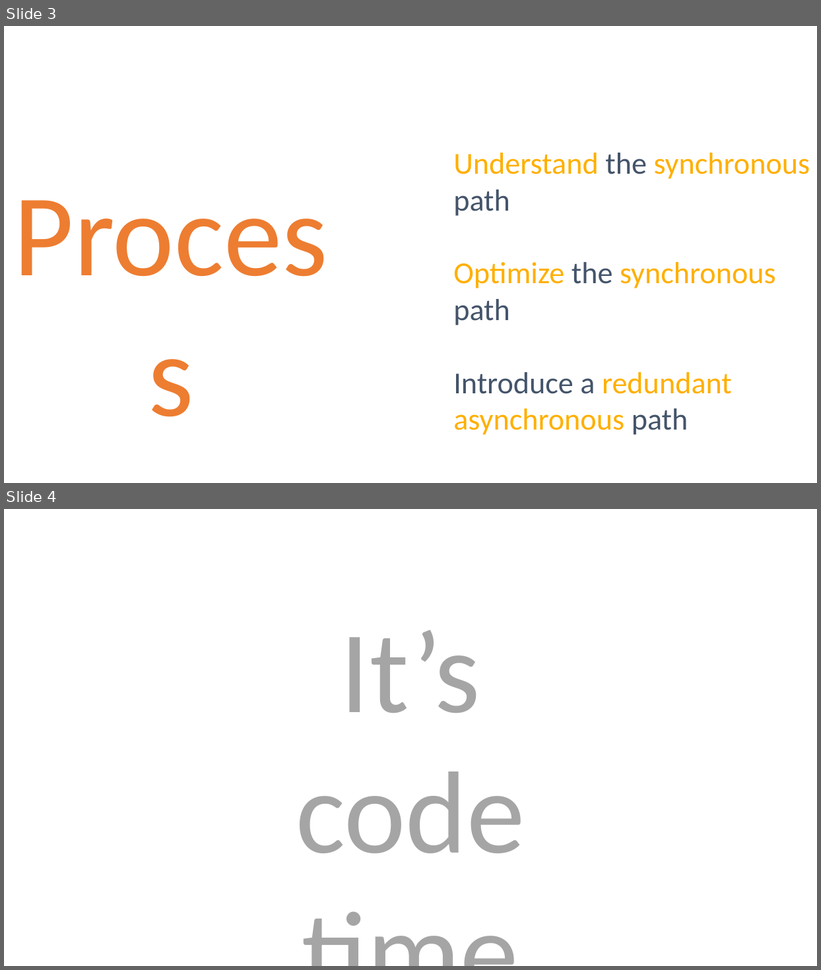
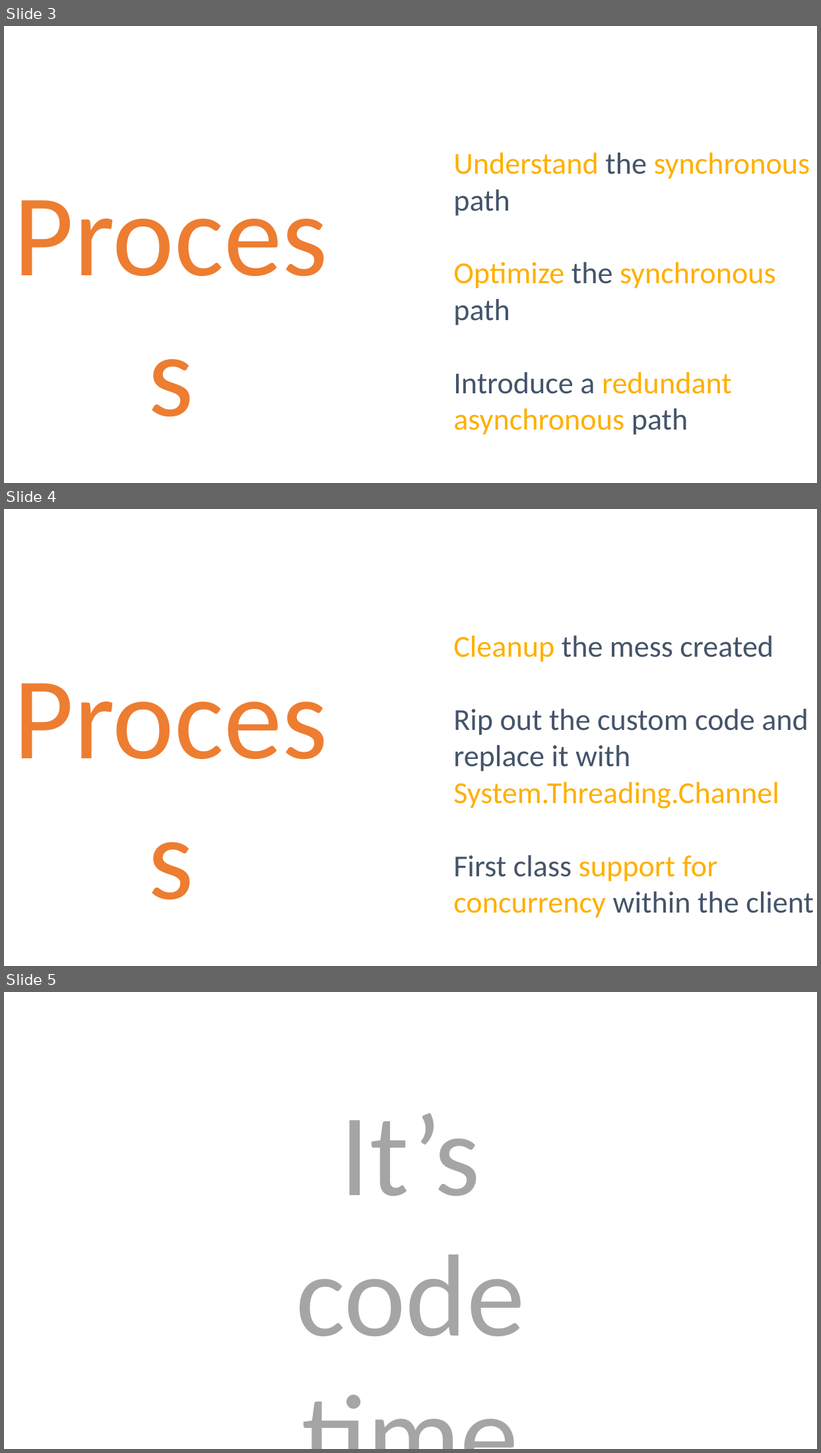
Before and after one commit to danielmarbach/AsyncRabbitMQ, a slide deck: presentation.pptx. Shown one above the other, each under a label of ours: slides 3 and 4 before the commit, slides 3, 4 and 5 after it. The pictures are 821x970 and 821x1453 pixels, drawn with LibreOffice and Linux fonts; fonts in the diff are those of the drawing. Boxes give left, top, right and bottom in pixels: in the first picture for what was removed or moved away, otherwise in the second. Text is boxed around its words. In the diff, an @@ line names an element or a change of style, - is before the commit and + after.

Commit message:
Slides

```diff
--- a/presentation.pptx
+++ b/presentation.pptx
@@ slide 4 added at (4,509,817,966), background #FFFFFF @@
@@ text added at (4,640,338,787), 138 pt, text #ED7D31 @@
+Process
@@ text added at (453,636,814,918), 36 pt, text #44546A @@
+Cleanup the mess created
+Rip out the custom code and replace it with System.Threading.Channel
+First class support for concurrency within the client
@@ what was slide 4 is now slide 5 @@
```
Also in this commit, not shown: 1 other file.
